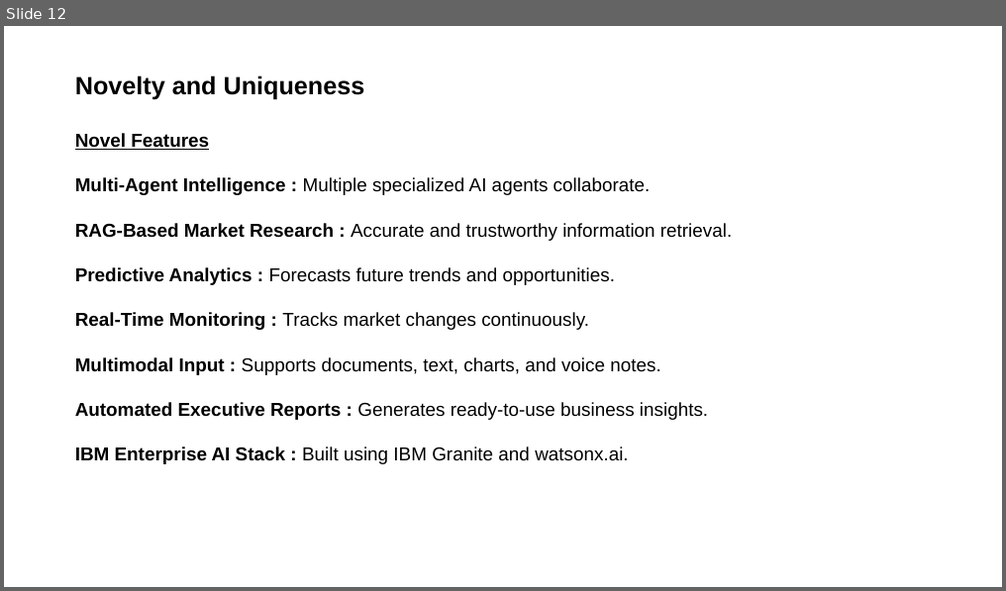
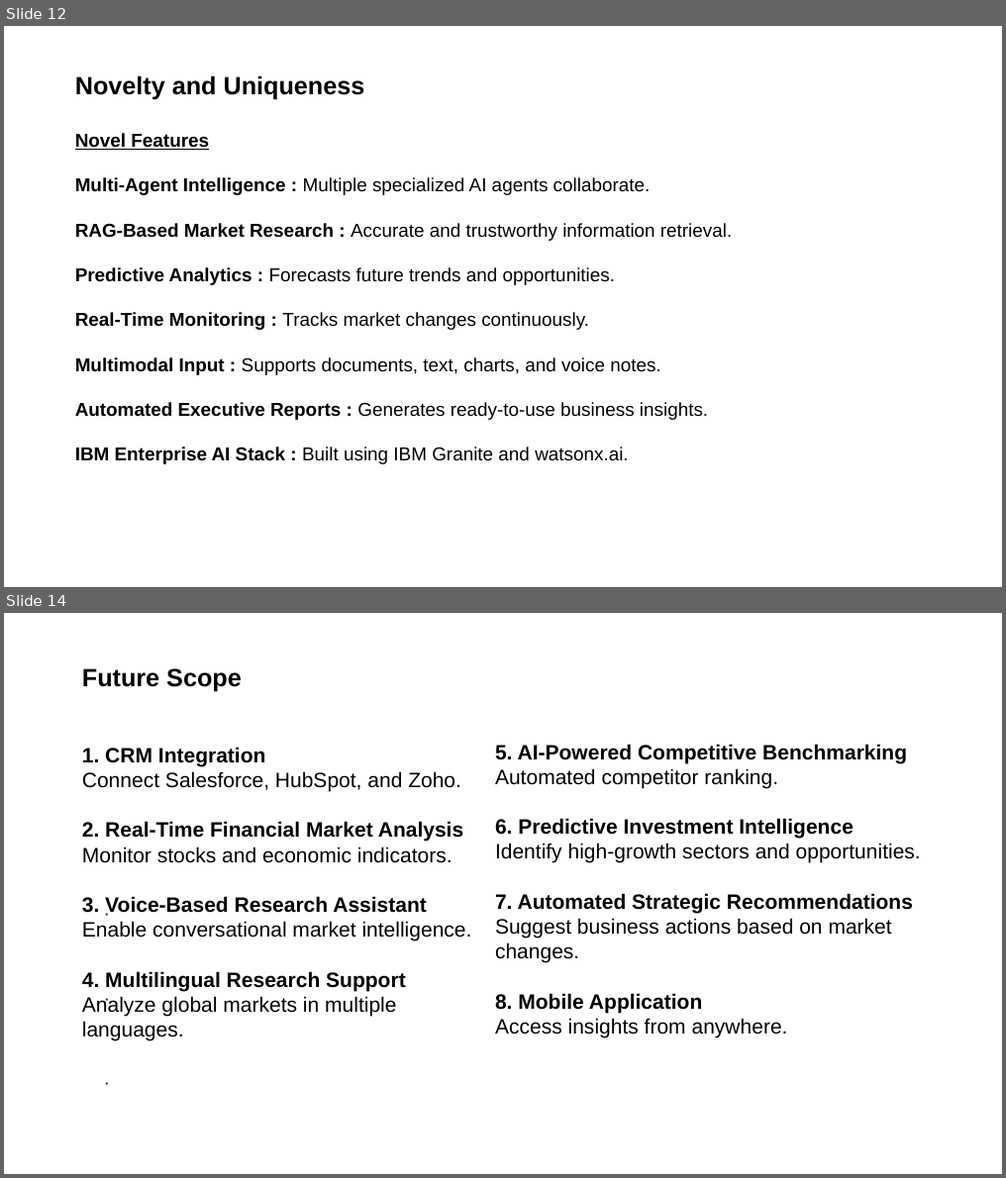
Before and after one commit to karan514451/intelligent-market-research-assistant, a slide deck: Karan Padhiyar_Project Submission for EduentFoundation_IBMUniversityEngagement.pptx. Shown one above the other, each under a label of ours: slide 12 before the commit, slides 12 and 14 after it; the slides between them are not shown. The pictures are 1006x591 and 1006x1178 pixels, drawn with LibreOffice and Linux fonts; fonts in the diff are those of the drawing. Boxes give left, top, right and bottom in pixels: in the first picture for what was removed or moved away, otherwise in the second. Text is boxed around its words. In the diff, an @@ line names an element or a change of style, - is before the commit and + after.

```diff
--- a/Karan Padhiyar_Project Submission for EduentFoundation_IBMUniversityEngagement.pptx
+++ b/Karan Padhiyar_Project Submission for EduentFoundation_IBMUniversityEngagement.pptx
@@ slide 14 added at (4, 613, 1002, 1174), background #FFFFFF @@
@@ text added at (82, 668, 242, 691), 24 pt, text #000000, bold @@
+Future Scope
@@ text added at (82, 747, 472, 1041), 20 pt, text #000000 @@
+1. CRM Integration
+Connect Salesforce, HubSpot, and Zoho.
+2. Real-Time Financial Market Analysis
+Monitor stocks and economic indicators.
+3. Voice-Based Research Assistant
+Enable conversational market intelligence.
+4. Multilingual Research Support
+Analyze global markets in multiple languages.
@@ text added at (495, 744, 921, 1038), 20 pt, text #000000 @@
+5. AI-Powered Competitive Benchmarking
+Automated competitor ranking.
+6. Predictive Investment Intelligence
+Identify high-growth sectors and opportunities.
+7. Automated Strategic Recommendations
+Suggest business actions based on market changes.
+8. Mobile Application
+Access insights from anywhere.
@@ text added at (104, 888, 715, 951), 18.5 pt, text #2B3541 @@
+·
@@ text added at (104, 973, 715, 1036), 18.5 pt, text #2B3541 @@
+·
@@ text added at (104, 1058, 715, 1089), 18.5 pt, text #2B3541 @@
+·
```
Also in this commit, not shown: 1 slide changed, 1 other slide added, 2 slides removed.
